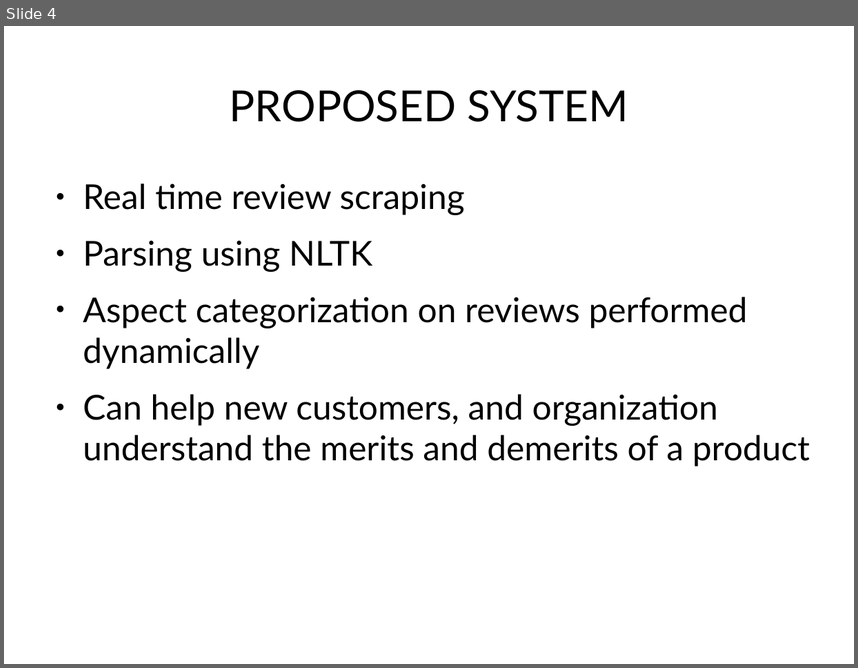
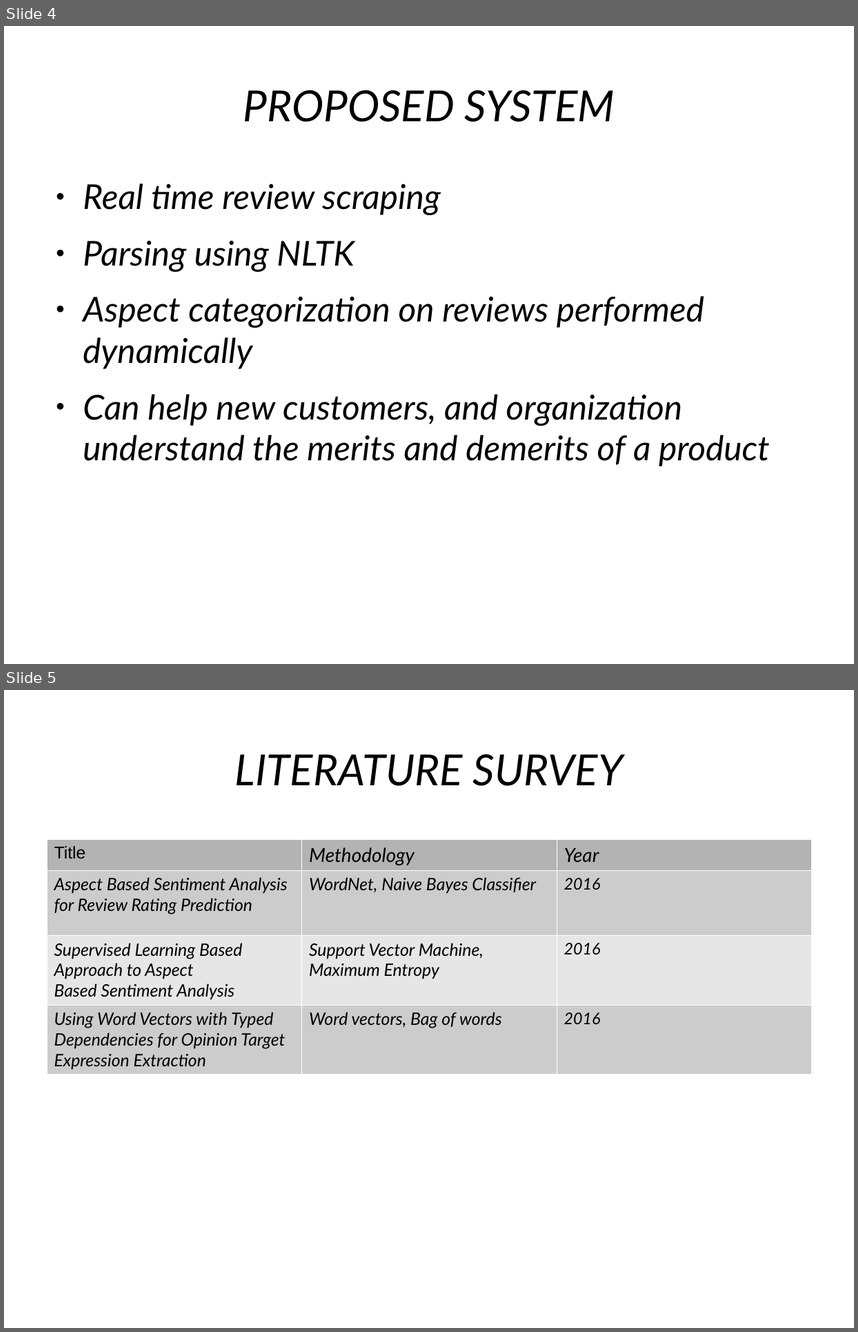
Before and after one commit to pranithkumar/Aspect-Based-Sentiment-Analysis, a slide deck: Aspect based Senti analysis/documentation/project review 1/proj_review.odp. Shown one above the other, each under a label of ours: slide 4 before the commit, slides 4 and 5 after it. The pictures are 858x668 and 858x1332 pixels, drawn with LibreOffice and Linux fonts; fonts in the diff are those of the drawing. Boxes give left, top, right and bottom in pixels: in the first picture for what was removed or moved away, otherwise in the second. Text is boxed around its words. In the diff, an @@ line names an element or a change of style, - is before the commit and + after.

Commit message:
word2vec model added, skip gram model

```diff
--- a/Aspect based Senti analysis/documentation/project review 1/proj_review.odp
+++ b/Aspect based Senti analysis/documentation/project review 1/proj_review.odp
@@ slide 5 added at box(4, 690, 854, 1328), background #FFFFFF @@
@@ title added at box(235, 754, 623, 786), 40 pt, text #000000, italic @@
+LITERATURE SURVEY
@@ table added at box(46, 839, 813, 1072), 4 rows, 3 columns @@
+Title | Methodology | Year
+Aspect Based Sentiment Analysis / for Review Rating Prediction | WordNet, Naive Bayes Classifier | 2016
+Supervised Learning Based Approach to Aspect / Based Sentiment Analysis | Support Vector Machine, Maximum Entropy | 2016
+Using Word Vectors with Typed Dependencies for Opinion Target Expression Extraction | Word vectors, Bag of words | 2016
@@ slide 4 changed as well @@
@@ title "PROPOSED SYSTEM" at box(243, 90, 615, 122): italic on @@
@@ text "Real time review scraping" at box(83, 183, 770, 466): italic on @@
```
Also in this commit, not shown: 8 other slides changed, 2 slides removed, 16 other files.
